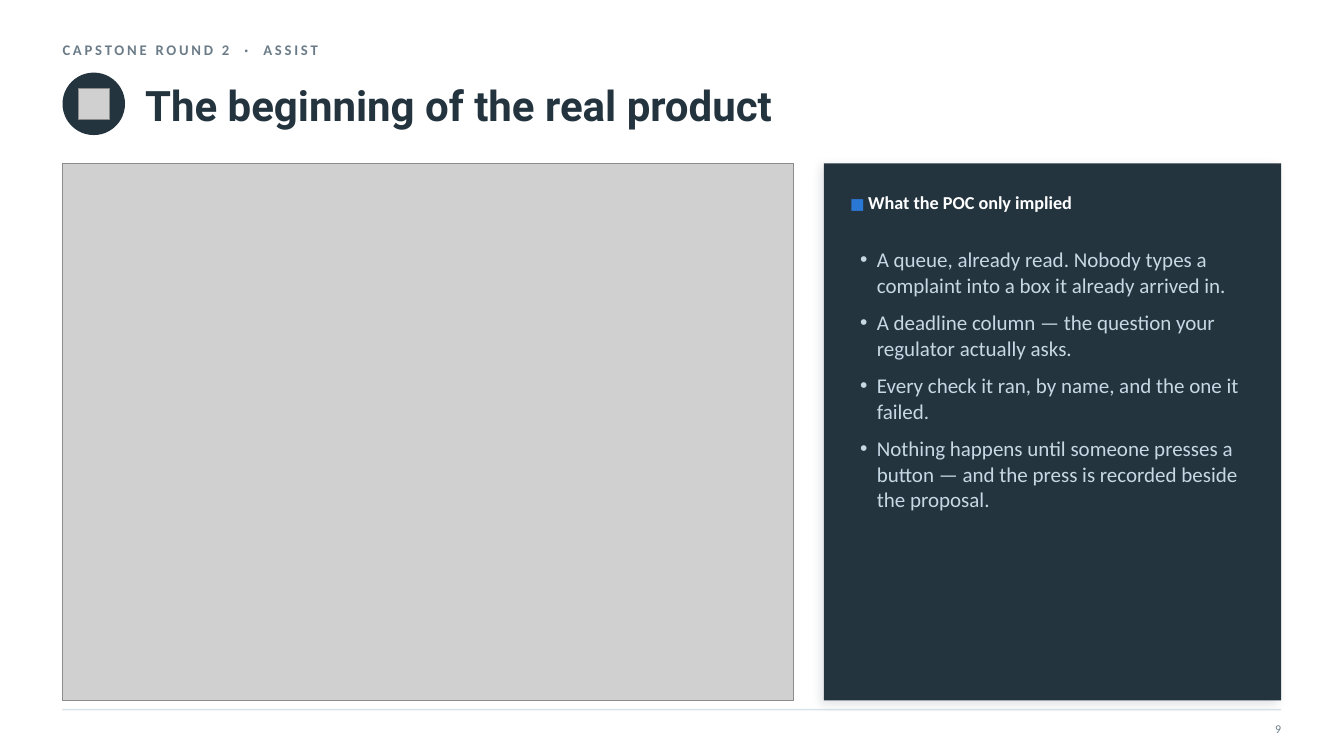
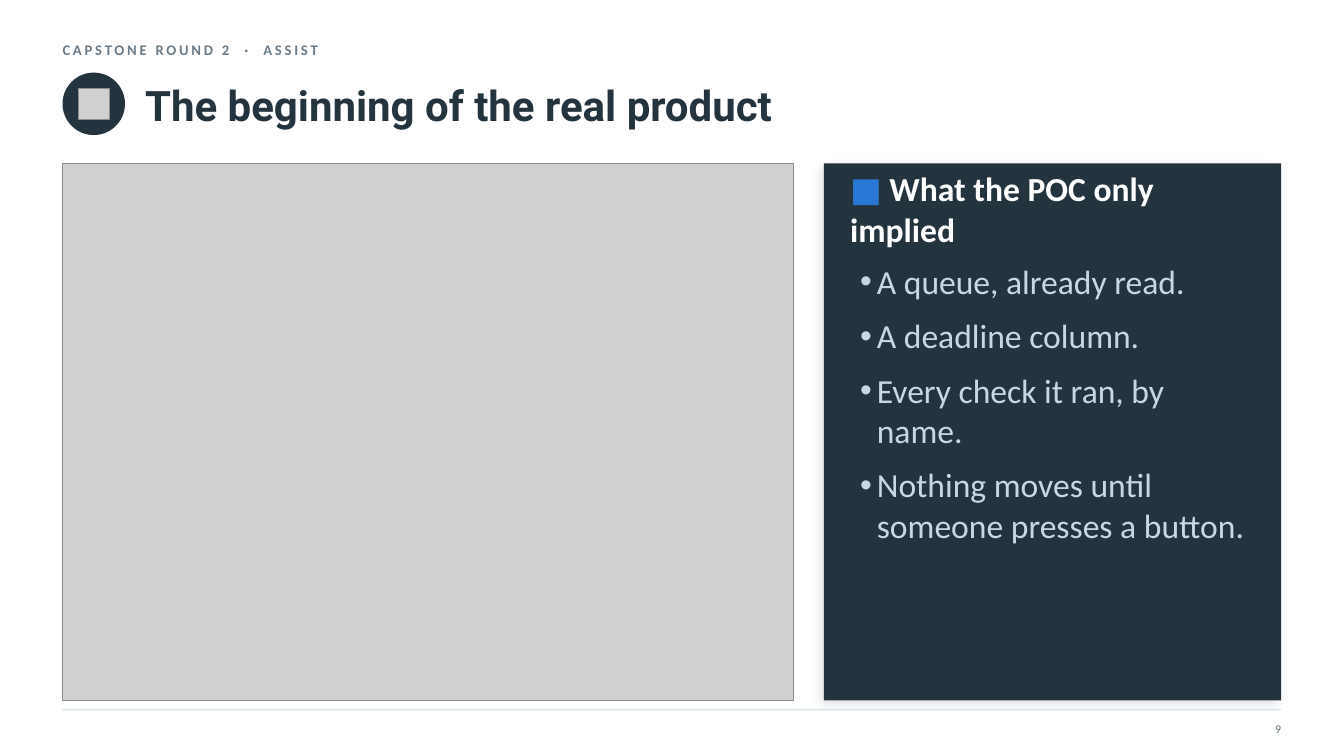
Before and after one commit to nyelugo/PROJECT-Capstone-AI-Consulting, a slide deck: slide 10 of presentation.pptx. Drawn at 1344x756 pixels with LibreOffice and Linux fonts; fonts in the diff are those of the drawing; grey boxes stand for pictures. Boxes give left, top, right and bottom in pixels: in the first picture for what was removed or moved away, otherwise in the second. Text is boxed around its words. In the diff, an @@ line names an element or a change of style, - is before the commit and + after.

```diff
--- a/presentation.pptx
+++ b/presentation.pptx
@@ text "■ What the POC only ..." at <box>850,177,1154,248</box>: size 11 to 24 pt in "■"; size 13 to 24 pt @@
@@ text at <box>877,270,1244,544</box>: text changed; size 15 to 24 pt @@
-• A queue, already read. Nobody types a complaint into a box it already arrived in.
-• A deadline column — the question your regulator actually asks.
-• Every check it ran, by name, and the one it failed.
-• Nothing happens until someone presses a button — and the press is recorded beside the proposal.
+• A queue, already read.
+• A deadline column.
+• Every check it ran, by name.
+• Nothing moves until someone presses a button.
```
Also in this commit, not shown: 16 other slides changed, 3 other files.
